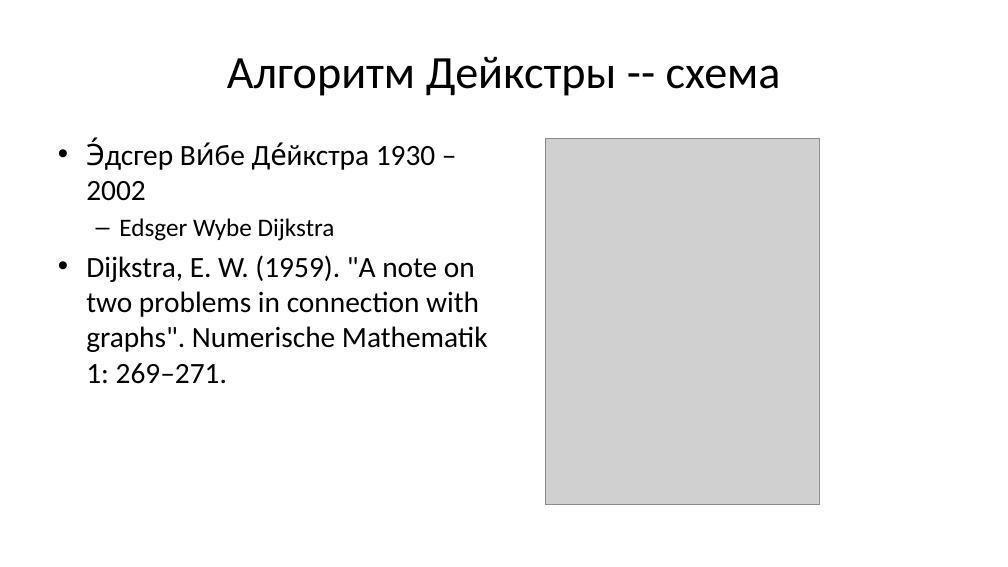
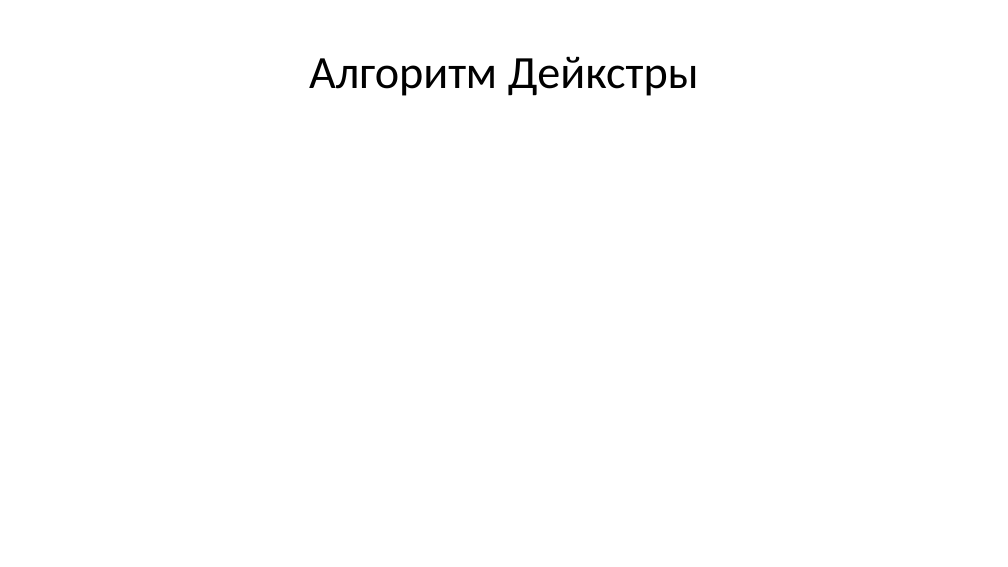
Before and after one commit to Evgueni-Petrov-aka-espetrov/Algorithms-and-Programming-in-C-pptx, a slide deck: slide 39 of 18 Кратчайшие пути и топсорт.pptx (slide 8 before the commit). Drawn at 1008x567 pixels with LibreOffice and Linux fonts; fonts in the diff are those of the drawing; grey boxes stand for pictures. Boxes give left, top, right and bottom in pixels: in the first picture for what was removed or moved away, otherwise in the second. Text is boxed around its words. In the diff, an @@ line names an element or a change of style, - is before the commit and + after.

```diff
--- a/18 Кратчайшие пути и топсорт.pptx
+++ b/18 Кратчайшие пути и топсорт.pptx
@@ title at <box>309,56,699,96</box>: text changed @@
-Алгоритм Дейкстры -- схема
+Алгоритм Дейкстры
@@ text removed at <box>86,138,488,384</box> @@
-• Э́дсгер Ви́бе Де́йкстра 1930 – 2002
-  – Edsger Wybe Dijkstra
-• Dijkstra, E. W. (1959). "A note on two problems in connection with graphs". Numerische Mathematik 1: 269–271.
@@ picture removed at <box>546,138,820,504</box> @@
```
Also in this commit, not shown: 25 other slides changed, 147 slides added, 9 slides removed.
